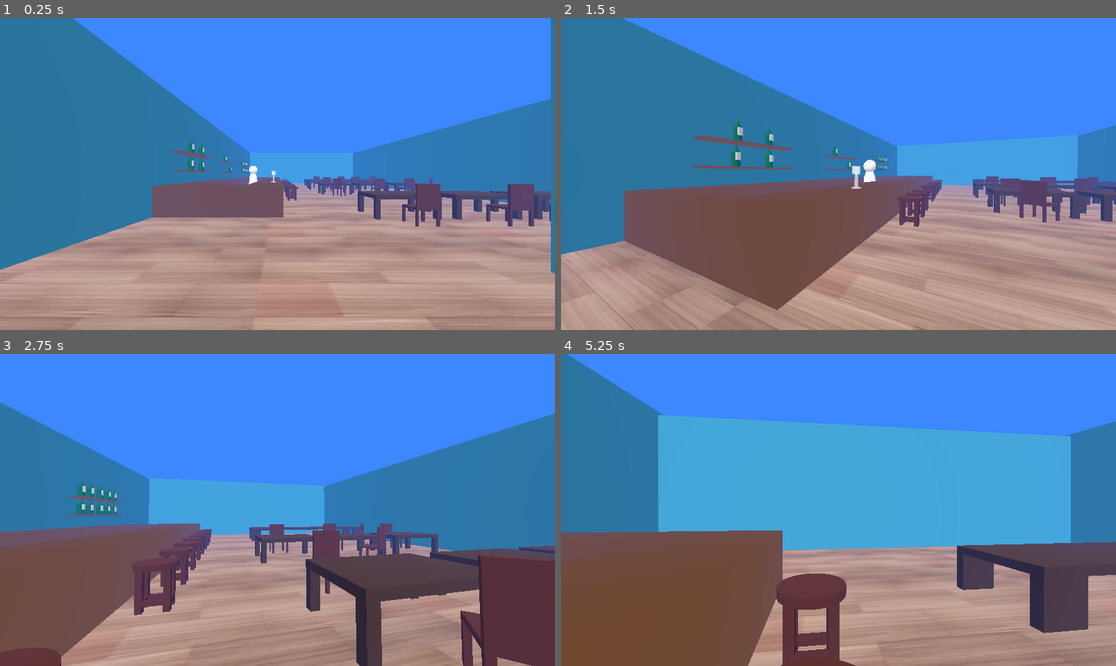
Above: before the commit, frames 1-4 (two rows, left to right).
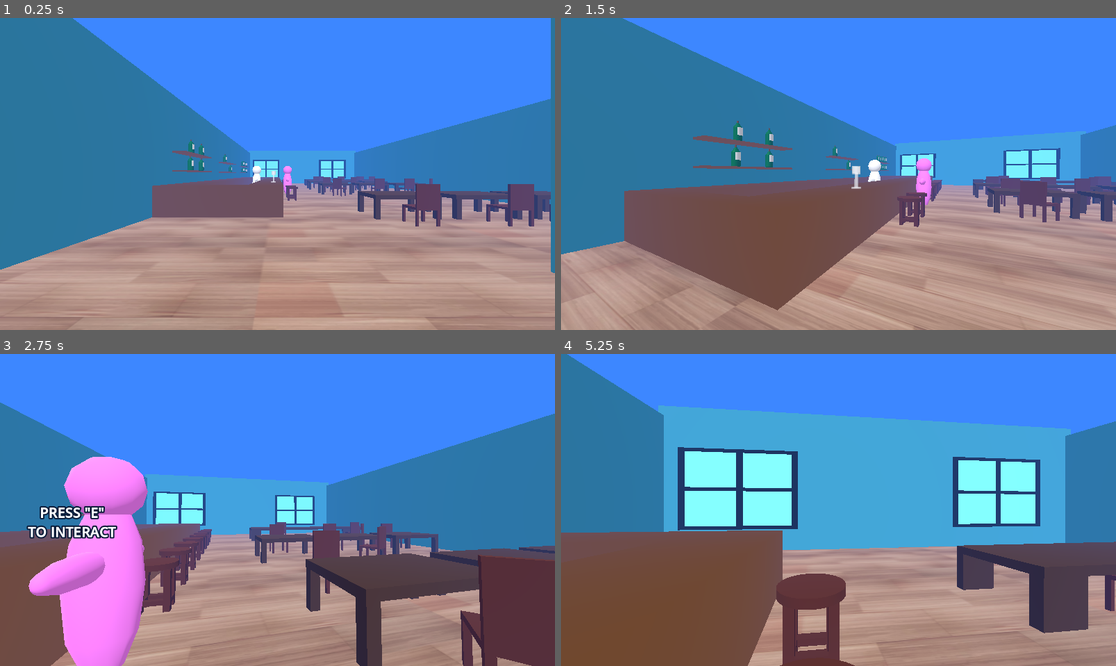
Above: after the commit, the same moments.

Repository: JoshuaThai/road-jam
Game: Godot game, scene res://Scenes/bar.tscn
The game is run twice, just before and just after one commit, with the same random seed, the same clock (stepped at 60 frames per second) and the same inputs. Sound files missing from this copy of the repository are replaced by a short silence.
Inputs (mouse positions are in pixels of both pictures, inside the frame that each line leads up to):
- Up to frame 1 (0.25 s): no input
- Up to frame 2 (1.5 s): tap Enter at 0.5 s; move the mouse to (866, 174) at 0.52 s; hold W (move_up) from 0.53 s (still down); tap E at 0.6, 1.35 s; tap Space at 0.77 s; move the mouse to (810, 174) at 1.27 s
- Up to frame 3 (2.75 s): keep holding W (move_up); tap Space at 1.52 s; move the mouse to (288, 503) at 2.02 s; tap E at 2.1 s
- Up to frame 4 (5.25 s): keep holding W (move_up); move the mouse to (832, 516) at 2.77 s; tap E every 0.75 s from 2.85 to 5.1 s; tap Space at 3.02, 3.77, 4.52 s; move the mouse to (877, 513) at 3.52 s; move the mouse to (794, 506) at 4.27 s; move the mouse to (844, 510) at 5.02 s

The runs differ from the first frame. In frame 1, 0.8% of the frame differs, in the area x 44-66%, y 42-58%; in frame 2, 2.2%; in frame 3, 12%; in frame 4, 12%, in the area x 1-100%, y 0-100%.

Commit message:
Added more elements to bar scene
Added Initial Narrator Dialogue, added proximity prompt to sally, added bartender animations.

Diff:
--- a/Scenes/bar.tscn
+++ b/Scenes/bar.tscn
@@ -1,13 +1,17 @@
-[gd_scene load_steps=21 format=3 uid="uid://bq2kdr80nrrgi"]
+[gd_scene load_steps=31 format=3 uid="uid://bq2kdr80nrrgi"]
 
 [ext_resource type="PackedScene" uid="uid://ck0pjiha20w3m" path="res://Scenes/player.tscn" id="1_vwav4"]
 [ext_resource type="PackedScene" uid="uid://dfmosl6d8wsm" path="res://BarObjects/WoodenFloor.glb" id="1_xgyi3"]
 [ext_resource type="PackedScene" uid="uid://br7f2wm5xqk81" path="res://BarObjects/WineGlass.glb" id="2_w5oem"]
 [ext_resource type="Material" uid="uid://ch8tutp51k0nh" path="res://Materials/brown.tres" id="3_ggknq"]
+[ext_resource type="AudioStream" uid="uid://c2viaxdc6j1ru" path="res://BarDialogue/InitalNarratorDialogue.mp3" id="3_oe2xn"]
 [ext_resource type="PackedScene" uid="uid://c8agjsdnr6y13" path="res://BarObjects/stool.tscn" id="5_n8sa8"]
 [ext_resource type="PackedScene" uid="uid://bl00jlfucxq5d" path="res://BarObjects/alcoholBottle.tscn" id="5_uypo1"]
 [ext_resource type="PackedScene" uid="uid://c23xx8l0aiqk1" path="res://BarObjects/table.tscn" id="7_k0573"]
 [ext_resource type="PackedScene" uid="uid://6a4iqkum3m4a" path="res://BarObjects/chair.tscn" id="8_riofv"]
+[ext_resource type="Script" uid="uid://v2jcxeaw6imp" path="res://Scripts/bartender.gd" id="9_5chha"]
+[ext_resource type="PackedScene" uid="uid://fb7na8q54080" path="res://Scenes/window.tscn" id="9_ubmj0"]
+[ext_resource type="Script" uid="uid://cbqwqba4elpln" path="res://Scripts/sally_Conversation.gd" id="10_a5bvc"]
 
 [sub_resource type="BoxShape3D" id="BoxShape3D_i1h57"]
 size = Vector3(50, 0.1, 50)
@@ -18,7 +22,6 @@
 fog_light_color = Color(0.23956126, 0.5304429, 1, 1)
 
 [sub_resource type="StandardMaterial3D" id="StandardMaterial3D_w5oem"]
-transparency = 1
 albedo_color = Color(0.22745098, 0.6117647, 0.7607843, 1)
 
 [sub_resource type="BoxShape3D" id="BoxShape3D_vwav4"]
@@ -45,6 +48,114 @@
 [sub_resource type="CapsuleShape3D" id="CapsuleShape3D_riofv"]
 height = 3.5
 
+[sub_resource type="Animation" id="Animation_ubmj0"]
+length = 0.001
+tracks/0/type = "value"
+tracks/0/imported = false
+tracks/0/enabled = true
+tracks/0/path = NodePath(".:position")
+tracks/0/interp = 1
+tracks/0/loop_wrap = true
+tracks/0/keys = {
+"times": PackedFloat32Array(0),
+"transitions": PackedFloat32Array(1),
+"update": 0,
+"values": [Vector3(-20.6, 3, 0)]
+}
+tracks/1/type = "value"
+tracks/1/imported = false
+tracks/1/enabled = true
+tracks/1/path = NodePath("Arm2:rotation")
+tracks/1/interp = 1
+tracks/1/loop_wrap = true
+tracks/1/keys = {
+"times": PackedFloat32Array(0),
+"transitions": PackedFloat32Array(1),
+"update": 0,
+"values": [Vector3(4.3711378e-08, -4.3711392e-08, -1.5707964)]
+}
+tracks/2/type = "value"
+tracks/2/imported = false
+tracks/2/enabled = true
+tracks/2/path = NodePath(".:rotation")
+tracks/2/interp = 1
+tracks/2/loop_wrap = true
+tracks/2/keys = {
+"times": PackedFloat32Array(0),
+"transitions": PackedFloat32Array(1),
+"update": 0,
+"values": [Vector3(0, -3.1415925, 0)]
+}
+
+[sub_resource type="Animation" id="Animation_5chha"]
+resource_name = "Wave"
+length = 1.5
+tracks/0/type = "value"
+tracks/0/imported = false
+tracks/0/enabled = true
+tracks/0/path = NodePath("Arm2:rotation")
+tracks/0/interp = 1
+tracks/0/loop_wrap = true
+tracks/0/keys = {
+"times": PackedFloat32Array(0, 0.25, 0.5, 0.75, 1, 1.25, 1.5),
+"transitions": PackedFloat32Array(1, 1, 1, 1, 1, 1, 1),
+"update": 0,
+"values": [Vector3(4.3711378e-08, -4.3711392e-08, -1.5707964), Vector3(4.2221952e-08, -3.239805e-08, -1.308997), Vector3(3.7855173e-08, -2.18557e-08, -1.0471976), Vector3(3.0908616e-08, -1.2802765e-08, -0.7853983), Vector3(3.7855177e-08, -2.185568e-08, -1.0471976), Vector3(4.2221963e-08, -3.239803e-08, -1.3089969), Vector3(4.37114e-08, -4.3711374e-08, -1.5707963)]
+}
+tracks/1/type = "value"
+tracks/1/imported = false
+tracks/1/enabled = true
+tracks/1/path = NodePath(".:rotation")
+tracks/1/interp = 1
+tracks/1/loop_wrap = true
+tracks/1/keys = {
+"times": PackedFloat32Array(0),
+"transitions": PackedFloat32Array(1),
+"update": 0,
+"values": [Vector3(0, 1.5707965, 0)]
+}
+
+[sub_resource type="Animation" id="Animation_a5bvc"]
+resource_name = "WalkAway"
+length = 1.25
+tracks/0/type = "value"
+tracks/0/imported = false
+tracks/0/enabled = true
+tracks/0/path = NodePath(".:rotation")
+tracks/0/interp = 1
+tracks/0/loop_wrap = true
+tracks/0/keys = {
+"times": PackedFloat32Array(0, 1),
+"transitions": PackedFloat32Array(1, 1),
+"update": 0,
+"values": [Vector3(0, -3.1415925, 0), Vector3(0, -2.3561943, 0)]
+}
+tracks/1/type = "value"
+tracks/1/imported = false
+tracks/1/enabled = true
+tracks/1/path = NodePath(".:position")
+tracks/1/interp = 1
+tracks/1/loop_wrap = true
+tracks/1/keys = {
+"times": PackedFloat32Array(0.25, 0.5, 1, 1.25),
+"transitions": PackedFloat32Array(1, 1, 1, 1),
+"update": 0,
+"values": [Vector3(-20.6, 3, -1), Vector3(-20.6, 3, -2), Vector3(-20.6, 3, -6), Vector3(-21.4, 3, -6)]
+}
+
+[sub_resource type="AnimationLibrary" id="AnimationLibrary_a5bvc"]
+_data = {
+&"RESET": SubResource("Animation_ubmj0"),
+&"WalkAway": SubResource("Animation_a5bvc"),
+&"Wave": SubResource("Animation_5chha")
+}
+
+[sub_resource type="StandardMaterial3D" id="StandardMaterial3D_a5bvc"]
+albedo_color = Color(1, 0.49803922, 1, 1)
+
+[sub_resource type="FontVariation" id="FontVariation_5chha"]
+variation_embolden = 0.6
+
 [node name="Bar" type="Node3D"]
 
 [node name="Ground" type="StaticBody3D" parent="."]
@@ -55,7 +166,12 @@
 [node name="WoodenFloor" parent="Ground" instance=ExtResource("1_xgyi3")]
 
 [node name="Player" parent="." instance=ExtResource("1_vwav4")]
+unique_name_in_owner = true
 transform = Transform3D(1, 0, 0, 0, 1, 0, 0, 0, 1, -18.238235, 0.38732946, 23.169502)
+
+[node name="NarratorDialogue" type="AudioStreamPlayer" parent="Player"]
+stream = ExtResource("3_oe2xn")
+autoplay = true
 
 [node name="WorldEnvironment" type="WorldEnvironment" parent="."]
 environment = SubResource("Environment_vwav4")
@@ -77,7 +193,7 @@
 shape = SubResource("BoxShape3D_vwav4")
 
 [node name="Wall4" type="StaticBody3D" parent="."]
-transform = Transform3D(1, 0, 0, 0, 1, 0, 0, 0, 1, 0, 0, -24.910997)
+transform = Transform3D(1, 0, 0, 0, 1, 0, 0, 0, 1, 0, 0.5, -24.910997)
 
 [node name="CSGBox3D" type="CSGBox3D" parent="Wall4"]
 transform = Transform3D(1, 0, 0, 0, 1, 0, 0, 0, 1, -12.4, 0, 0)
@@ -191,9 +307,6 @@
 size = Vector3(0.90000004, 0.1, 5)
 material = ExtResource("3_ggknq")
 
-[node name="Stool2" parent="Bar" instance=ExtResource("5_n8sa8")]
-transform = Transform3D(1, 0, 0, 0, 0.5417922, 0, 0, 0, 1, -17, 1.4, 2)
-
 [node name="Stool3" parent="Bar" instance=ExtResource("5_n8sa8")]
 transform = Transform3D(1, 0, 0, 0, 0.5417922, 0, 0, 0, 1, -17, 1.4, 4)
 
@@ -332,6 +445,12 @@
 
 [node name="Chair5" parent="Bar/Tables & Chairs" instance=ExtResource("8_riofv")]
 transform = Transform3D(-4.371139e-08, 0, -1, 0, 1, 0, 1, 0, -4.371139e-08, -2.9333334, 0.8578565, -9.333334)
+
+[node name="Chair15" parent="Bar/Tables & Chairs" instance=ExtResource("8_riofv")]
+transform = Transform3D(1.3113416e-07, 0, 1, 0, 1, 0, -1, 0, 1.3113416e-07, -2.9333334, 0.8578565, -14.333334)
+
+[node name="Chair16" parent="Bar/Tables & Chairs" instance=ExtResource("8_riofv")]
+transform = Transform3D(1.3113416e-07, 0, 1, 0, 1, 0, -1, 0, 1.3113416e-07, -9.933333, 0.8578565, -16.333334)
 
 [node name="Chair11" parent="Bar/Tables & Chairs" instance=ExtResource("8_riofv")]
 transform = Transform3D(-4.371139e-08, 0, -1, 0, 1, 0, 1, 0, -4.371139e-08, -7.9333334, 0.8578565, -9.333334)
@@ -372,15 +491,73 @@
 font_size = 128
 
 [node name="Bartender" type="StaticBody3D" parent="."]
-transform = Transform3D(-4.371139e-08, 0, 1, 0, 1, 0, -1, 0, -4.371139e-08, -21, 3, 0)
+transform = Transform3D(-1, 0, -1.509958e-07, 0, 1, 0, 1.509958e-07, 0, -1, -20.6, 3, 0)
+script = ExtResource("9_5chha")
 
 [node name="Head" type="CSGSphere3D" parent="Bartender"]
 material = SubResource("StandardMaterial3D_ubmj0")
 
-[node name="CSGSphere3D" type="CSGSphere3D" parent="Bartender"]
+[node name="Body" type="CSGSphere3D" parent="Bartender"]
 transform = Transform3D(1, 0, 0, 0, 2.7299998, 0, 0, 0, 1, 0, -1.5, 0)
+material = SubResource("StandardMaterial3D_5chha")
+
+[node name="Arm1" type="CSGSphere3D" parent="Bartender"]
+transform = Transform3D(-1.857734e-08, 1.3649999, -1.5298985e-08, -0.425, -5.966604e-08, -1.5298985e-08, -1.8577339e-08, 5.966604e-08, 0.34999996, -0.6, -1.1, 0)
+material = SubResource("StandardMaterial3D_5chha")
+
+[node name="Arm2" type="CSGSphere3D" parent="Bartender"]
+transform = Transform3D(-1.8577337e-08, 1.3649995, -1.529898e-08, -0.42499995, -5.966602e-08, -1.5298975e-08, -1.8577335e-08, 5.966602e-08, 0.34999985, 0.59999996, -1.1, 0)
 material = SubResource("StandardMaterial3D_5chha")
 
 [node name="CollisionShape3D" type="CollisionShape3D" parent="Bartender"]
 transform = Transform3D(1, 0, 0, 0, 1, 0, 0, 0, 1, 0, -1.1000001, 0)
 shape = SubResource("CapsuleShape3D_riofv")
+
+[node name="BartenderAnimations" type="AnimationPlayer" parent="Bartender"]
+libraries = {
+&"": SubResource("AnimationLibrary_a5bvc")
+}
+
+[node name="Sally" type="StaticBody3D" parent="."]
+transform = Transform3D(1.3113416e-07, 0, -1, 0, 1, 0, 1, 0, 1.3113416e-07, -17.1, 3, 0)
+
+[node name="Head" type="CSGSphere3D" parent="Sally"]
+material = SubResource("StandardMaterial3D_a5bvc")
+
+[node name="Body" type="CSGSphere3D" parent="Sally"]
+transform = Transform3D(1, 0, 0, 0, 2.7299998, 0, 0, 0, 1, 0, -1.5, 0)
+material = SubResource("StandardMaterial3D_a5bvc")
+
+[node name="Arm1" type="CSGSphere3D" parent="Sally"]
+transform = Transform3D(-1.857734e-08, 1.3649999, -1.5298985e-08, -0.425, -5.966604e-08, -1.5298985e-08, -1.8577339e-08, 5.966604e-08, 0.34999996, -0.6, -1.1, 0)
+material = SubResource("StandardMaterial3D_a5bvc")
+
+[node name="Arm2" type="CSGSphere3D" parent="Sally"]
+transform = Transform3D(-1.8577337e-08, 1.3649995, -1.529898e-08, -0.42499995, -5.966602e-08, -1.5298975e-08, -1.8577335e-08, 5.966602e-08, 0.34999985, 0.59999996, -1.1, 0)
+material = SubResource("StandardMaterial3D_a5bvc")
+
+[node name="CollisionShape3D" type="CollisionShape3D" parent="Sally"]
+transform = Transform3D(1, 0, 0, 0, 1, 0, 0, 0, 1, 0, -1.1000001, 0)
+shape = SubResource("CapsuleShape3D_riofv")
+
+[node name="SallyAnimations" type="AnimationPlayer" parent="Sally"]
+
+[node name="SallyProximityPrompt" type="Label3D" parent="Sally"]
+unique_name_in_owner = true
+transform = Transform3D(-4.3711395e-08, 0, 1, 0, 1, 0, -1, 0, -4.3711395e-08, 0.8, -0.5, 0)
+visible = false
+billboard = 1
+double_sided = false
+text = "Press \"E\"
+to interact"
+font = SubResource("FontVariation_5chha")
+uppercase = true
+script = ExtResource("10_a5bvc")
+
+[node name="Window" parent="." instance=ExtResource("9_ubmj0")]
+transform = Transform3D(-4.371139e-08, 0, -3.645, 0, 1.885, 0, 1, 0, -1.5932801e-07, -6.7999997, 4.7, -24.6)
+
+[node name="Window2" parent="." instance=ExtResource("9_ubmj0")]
+transform = Transform3D(-4.371139e-08, 0, -3.645, 0, 1.885, 0, 1, 0, -1.5932801e-07, -22.4, 4.7, -24.6)
+
+[connection signal="finished" from="Player/NarratorDialogue" to="Sally/SallyProximityPrompt" method="_on_narrator_dialogue_finished"]
--- /dev/null
+++ b/Scenes/window.tscn
@@ -0,0 +1,86 @@
+[gd_scene load_steps=3 format=3 uid="uid://fb7na8q54080"]
+
+[sub_resource type="StandardMaterial3D" id="StandardMaterial3D_8ifbo"]
+albedo_color = Color(0.49803922, 1, 1, 1)
+
+[sub_resource type="StandardMaterial3D" id="StandardMaterial3D_efths"]
+albedo_color = Color(0, 0, 0, 1)
+
+[node name="Window" type="Node3D"]
+
+[node name="CSGBox3D" type="CSGBox3D" parent="."]
+use_collision = true
+size = Vector3(0.05, 1, 0.7)
+material = SubResource("StandardMaterial3D_8ifbo")
+
+[node name="CSGBox3D3" type="CSGBox3D" parent="."]
+transform = Transform3D(1, 0, 0, 0, 1, 0, 0, 0, 1, 0, 0, -0.8)
+use_collision = true
+size = Vector3(0.05, 1, 0.7)
+material = SubResource("StandardMaterial3D_8ifbo")
+
+[node name="CSGBox3D2" type="CSGBox3D" parent="."]
+transform = Transform3D(1, 0, 0, 0, 1, 0, 0, 0, 1, 0, 0, -0.4)
+use_collision = true
+size = Vector3(0.05, 1, 0.1)
+material = SubResource("StandardMaterial3D_efths")
+
+[node name="CSGBox3D10" type="CSGBox3D" parent="."]
+transform = Transform3D(1, 0, 0, 0, 1, 0, 0, 0, 1, 0, -1.1, -0.4)
+use_collision = true
+size = Vector3(0.05, 1, 0.1)
+material = SubResource("StandardMaterial3D_efths")
+
+[node name="CSGBox3D6" type="CSGBox3D" parent="."]
+transform = Transform3D(1, 0, 0, 0, 1, 0, 0, 0, 1, 0, 0, 0.40000004)
+use_collision = true
+size = Vector3(0.05, 1, 0.1)
+material = SubResource("StandardMaterial3D_efths")
+
+[node name="CSGBox3D12" type="CSGBox3D" parent="."]
+transform = Transform3D(1, 0, 0, 0, 1, 0, 0, 0, 1, 0, -1.1, 0.40000004)
+use_collision = true
+size = Vector3(0.05, 1, 0.1)
+material = SubResource("StandardMaterial3D_efths")
+
+[node name="CSGBox3D5" type="CSGBox3D" parent="."]
+transform = Transform3D(1, 0, 0, 0, 1, 0, 0, 0, 1, 0, 0, -1.1999999)
+use_collision = true
+size = Vector3(0.05, 1, 0.1)
+material = SubResource("StandardMaterial3D_efths")
+
+[node name="CSGBox3D11" type="CSGBox3D" parent="."]
+transform = Transform3D(1, 0, 0, 0, 1, 0, 0, 0, 1, 0, -1.1, -1.1999999)
+use_collision = true
+size = Vector3(0.05, 1, 0.1)
+material = SubResource("StandardMaterial3D_efths")
+
+[node name="CSGBox3D4" type="CSGBox3D" parent="."]
+transform = Transform3D(1, 0, 0, 0, 1, 0, 0, 0, 1, 0, 0.55, -0.39999998)
+use_collision = true
+size = Vector3(0.05, 0.1, 1.7)
+material = SubResource("StandardMaterial3D_efths")
+
+[node name="CSGBox3D13" type="CSGBox3D" parent="."]
+transform = Transform3D(1, 0, 0, 0, 1, 0, 0, 0, 1, 0, -1.6500001, -0.39999998)
+use_collision = true
+size = Vector3(0.05, 0.1, 1.7)
+material = SubResource("StandardMaterial3D_efths")
+
+[node name="CSGBox3D7" type="CSGBox3D" parent="."]
+transform = Transform3D(1, 0, 0, 0, 1, 0, 0, 0, 1, 0, -1.1, 0)
+use_collision = true
+size = Vector3(0.05, 1, 0.7)
+material = SubResource("StandardMaterial3D_8ifbo")
+
+[node name="CSGBox3D8" type="CSGBox3D" parent="."]
+transform = Transform3D(1, 0, 0, 0, 1, 0, 0, 0, 1, 0, -1.1, -0.8)
+use_collision = true
+size = Vector3(0.05, 1, 0.7)
+material = SubResource("StandardMaterial3D_8ifbo")
+
+[node name="CSGBox3D9" type="CSGBox3D" parent="."]
+transform = Transform3D(1, 0, 0, 0, 1, 0, 0, 0, 1, 0, -0.55, -0.39999998)
+use_collision = true
+size = Vector3(0.05, 0.1, 1.7)
+material = SubResource("StandardMaterial3D_efths")
--- /dev/null
+++ b/Scripts/bartender.gd
@@ -0,0 +1,10 @@
+extends StaticBody3D
+
+@onready var bartenderAnimation = $BartenderAnimations
+var time = 0
+
+func _physics_process(delta):
+	if time <= 0:
+		bartenderAnimation.play("Wave")
+		time = 5
+	time -= 1
--- /dev/null
+++ b/Scripts/sally_Conversation.gd
@@ -0,0 +1,17 @@
+extends Label3D
+
+@onready var player = %Player
+
+@export var narratorDone = false
+
+func _physics_process(delta):
+	var playerPosition = global_position - player.global_position
+	if playerPosition.x > -3 and playerPosition.z > -3 and narratorDone:
+		visible = true
+		if Input.is_key_pressed(Key.KEY_E):
+			visible = false
+		#print(playerPosition)
+
+
+func _on_narrator_dialogue_finished():
+	narratorDone = true
Not shown, added: BarDialogue/InitalNarratorDialogue.mp3.import
Not shown, added: Scripts/bartender.gd.uid
Not shown, added: Scripts/sally_Conversation.gd.uid
Not shown, added: BarDialogue/InitalNarratorDialogue.mp3
